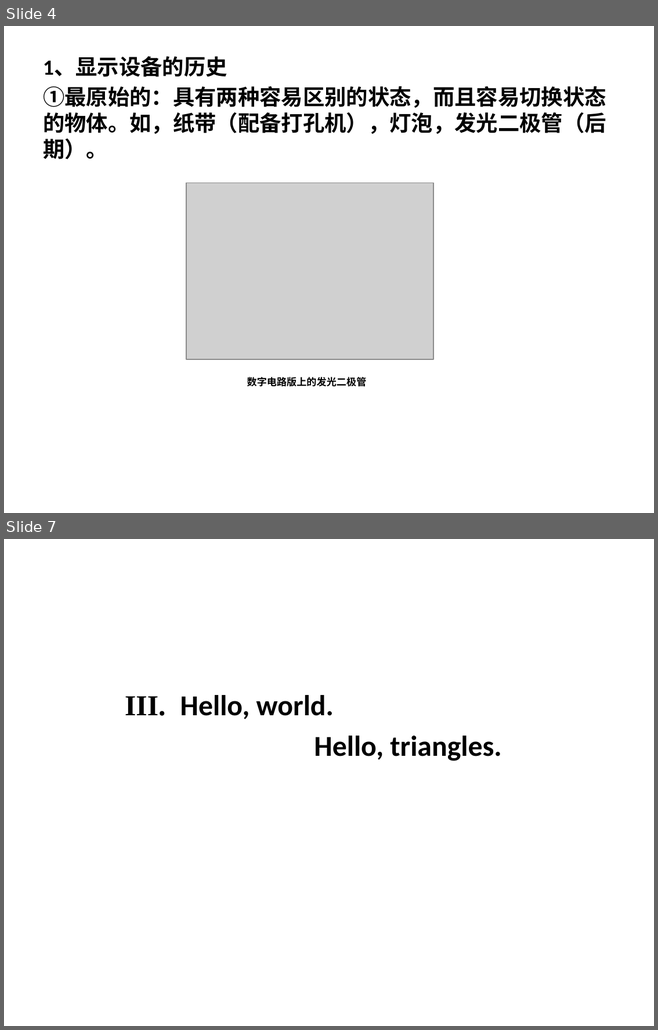
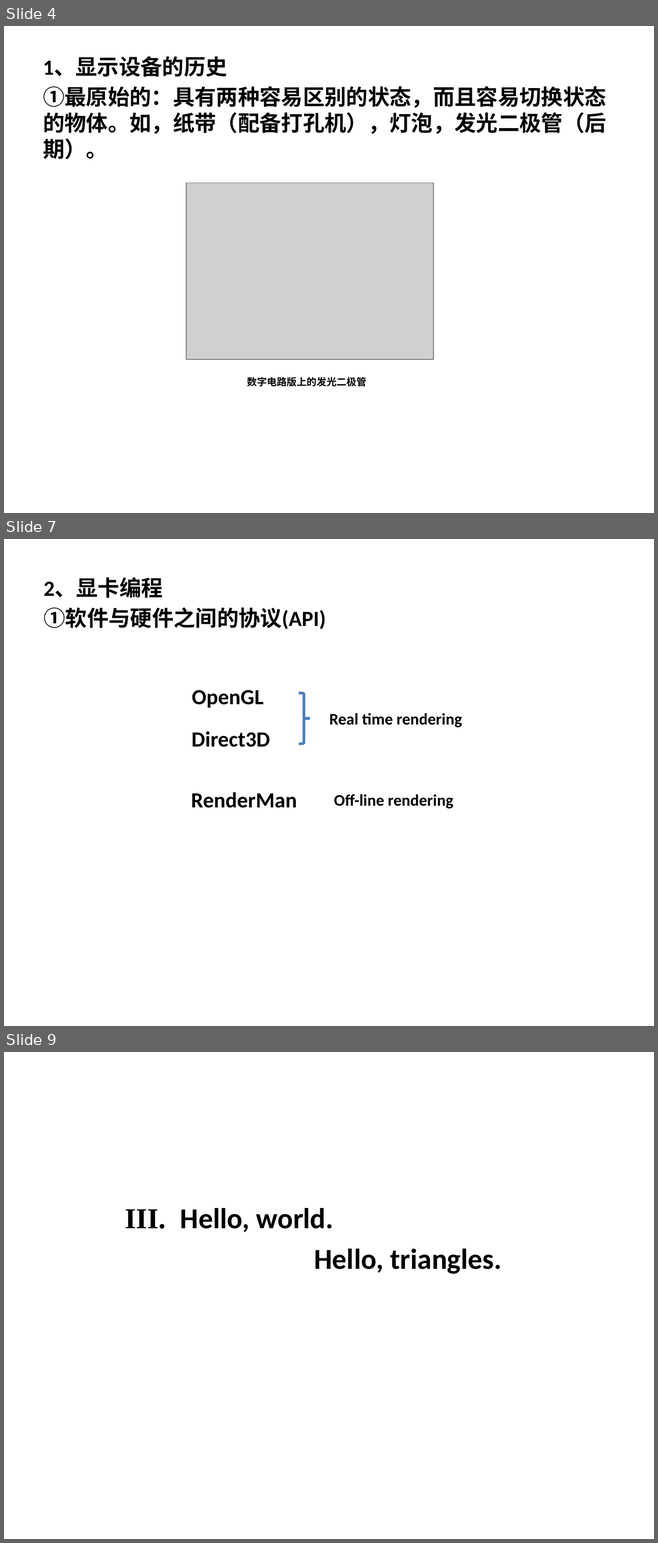
Before and after one commit to xiangaodielian/molehill-lab, a slide deck: notes/演示文稿1.pptx. Shown one above the other, each under a label of ours: slides 4 and 7 before the commit, slides 4, 7 and 9 after it; the slides between them are not shown. The pictures are 658x1030 and 658x1543 pixels, drawn with LibreOffice and Linux fonts; fonts in the diff are those of the drawing; grey boxes stand for pictures; background and template pictures are left out. Boxes give left, top, right and bottom in pixels: in the first picture for what was removed or moved away, otherwise in the second. Text is boxed around its words. In the diff, an @@ line names an element or a change of style, - is before the commit and + after.

```diff
--- a/notes/演示文稿1.pptx
+++ b/notes/演示文稿1.pptx
@@ slide 7 added at bbox=[4, 539, 654, 1026], background picture (left out) @@
@@ text added at bbox=[43, 578, 325, 629], 24 pt, text #000000, bold @@
+2、显卡编程
+①软件与硬件之间的协议(API)
@@ text added at bbox=[192, 690, 264, 708], 24 pt, text #000000, bold @@
+OpenGL
@@ right brace added at bbox=[299, 693, 308, 744], outline #4B7EBC 3 pt @@
@@ text added at bbox=[329, 713, 462, 727], 18 pt, text #000000, bold @@
+Real time rendering
@@ text added at bbox=[191, 732, 270, 747], 24 pt, text #000000, bold @@
+Direct3D
@@ text added at bbox=[191, 792, 296, 808], 24 pt, text #000000, bold @@
+RenderMan
@@ text added at bbox=[334, 794, 453, 809], 18 pt, text #000000, bold @@
+Off-line rendering
@@ what was slide 7 is now slide 9 @@
```
Also in this commit, not shown: 1 slide changed, 6 other slides added, 2 slides removed.
